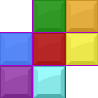
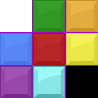
Layer changes from the first 98x98 image to the second:
painted on "Colors" over left=66, top=66, right=98, bottom=98
